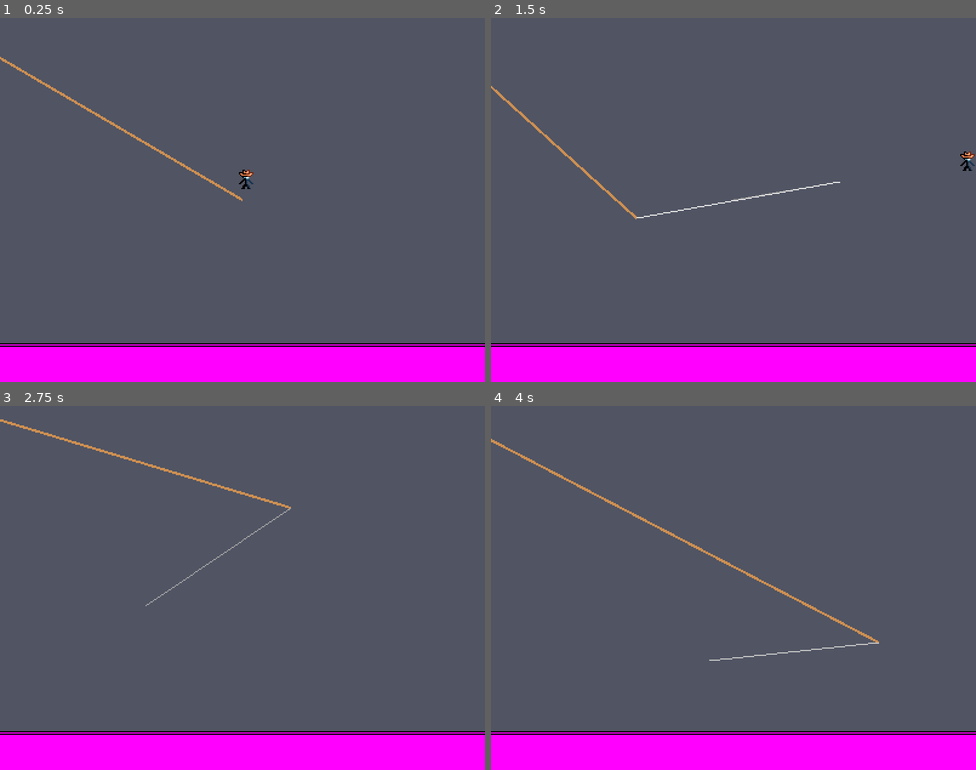
Above: before the commit, frames 1-4 (two rows, left to right).
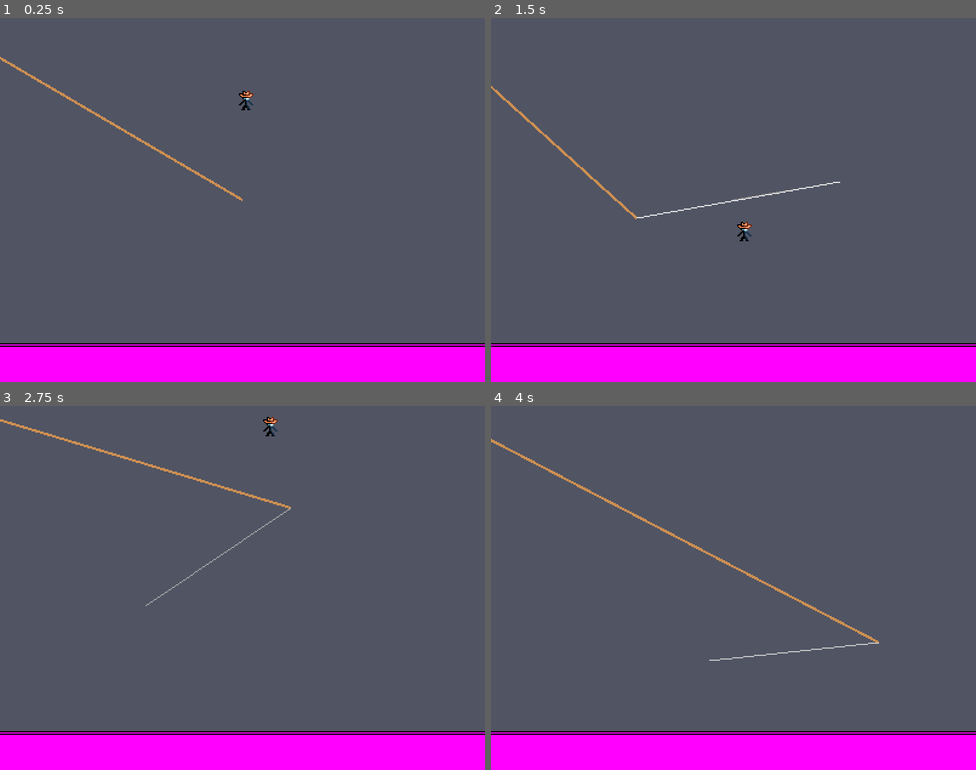
Above: after the commit, the same moments.

Repository: Jcodefox/GMTK-2025
Game: Godot game, scene res://scenes/topscenes/gameplay_topscene.tscn
The game is run twice, just before and just after one commit, with the same random seed, the same clock (stepped at 60 frames per second) and the same inputs.
Inputs (mouse positions are in pixels of both pictures, inside the frame that each line leads up to):
- Up to frame 1 (0.25 s): no input
- Up to frame 2 (1.5 s): move the mouse to (840, 181) at 0.52 s; hold Space (move_jump) 0.53-1.28 s; hold D (move_right) from 0.53 s (still down); move the mouse to (636, 218) at 1.27 s; tap Space (move_jump) at 1.35 s
- Up to frame 3 (2.75 s): tap Space (move_jump) at 1.52, 1.82 s; move the mouse to (291, 507) at 2.02 s; release D (move_right) at 2.03 s; hold A (move_left) from 2.03 s (still down); hold Space (move_jump) from 2.03 s (still down)
- Up to frame 4 (4 s): move the mouse to (709, 660) at 2.77 s; release A (move_left) at 2.78 s; release Space (move_jump) at 2.78 s; hold D (move_right) from 2.78 s (still down); tap Space (move_jump) at 2.85, 3.02, 3.32 s; move the mouse to (879, 642) at 3.52 s; hold Space (move_jump) from 3.53 s (still down)

The runs differ from the first frame. In frame 1, 0.2% of the frame differs, in the area x 49-53%, y 20-47%; in frame 2, 0.2%; in frame 3, less than 0.1%; in frame 4, nothing differs.

Commit message:
Rewrite player movement script

Diff:
--- a/scenes/prefabs/player.tscn
+++ b/scenes/prefabs/player.tscn
@@ -1,6 +1,6 @@
 [gd_scene load_steps=4 format=3 uid="uid://crq0ubo4sdfwt"]
 
-[ext_resource type="Script" uid="uid://c41hwqustuavw" path="res://scripts/prefabs/player.gd" id="1_tou0u"]
+[ext_resource type="Script" uid="uid://dgc1ud1pmx2lv" path="res://scripts/prefabs/player_v2.gd" id="1_tou0u"]
 [ext_resource type="Texture2D" uid="uid://c5agtf2hvhq7j" path="res://assets/art/player/tiny_cowboy_stick_gmtk_concept.png" id="2_n0leu"]
 
 [sub_resource type="RectangleShape2D" id="RectangleShape2D_tou0u"]
--- /dev/null
+++ b/scripts/prefabs/player_v2.gd
@@ -0,0 +1,48 @@
+extends CharacterBody2D
+
+@export var default_gravity: float = 500
+@export var air_drag: float = 0.95
+
+@export_group("Horizontal Movement")
+@export var ground_lateral_accel: float = 800
+@export var ground_lateral_drag: float = 0.0002
+@export var air_lateral_accel: float = 0
+
+@export_group("Jumping")
+@export var jump_init_velocity: float = 200
+@export var jump_gravity_multiplier: float = 0.5
+@export var coyote_time: float = 0.1
+@export var jump_buffer_time: float = 0.1
+
+var max_jumps: int = 2
+var jumps_left: int = 1
+var time_since_on_floor: float = INF
+var time_since_jump_attempt: float = INF
+
+func _physics_process(delta: float) -> void:
+	if Input.is_action_just_pressed("move_jump"):
+		time_since_jump_attempt = 0
+	if Input.is_action_pressed("move_jump"):
+		velocity.y += default_gravity * jump_gravity_multiplier * delta
+	else:
+		velocity.y += default_gravity * delta
+
+	if is_on_floor():
+		time_since_on_floor = 0
+		jumps_left = max_jumps
+		velocity.y = 0
+		velocity.x += ground_lateral_accel * Input.get_axis("move_left", "move_right") * delta
+		velocity.x *= pow(ground_lateral_drag, delta)
+	else:
+		velocity.x += air_lateral_accel * Input.get_axis("move_left", "move_right")
+		velocity *= pow(air_drag, delta)
+
+	if (
+		(time_since_jump_attempt < jump_buffer_time) and
+		(time_since_on_floor < coyote_time or jumps_left > 1)
+	):
+		jumps_left -= 1
+		velocity.y = -1 * jump_init_velocity
+		time_since_jump_attempt = INF
+
+	move_and_slide()
Not shown, added: scripts/prefabs/player_v2.gd.uid
